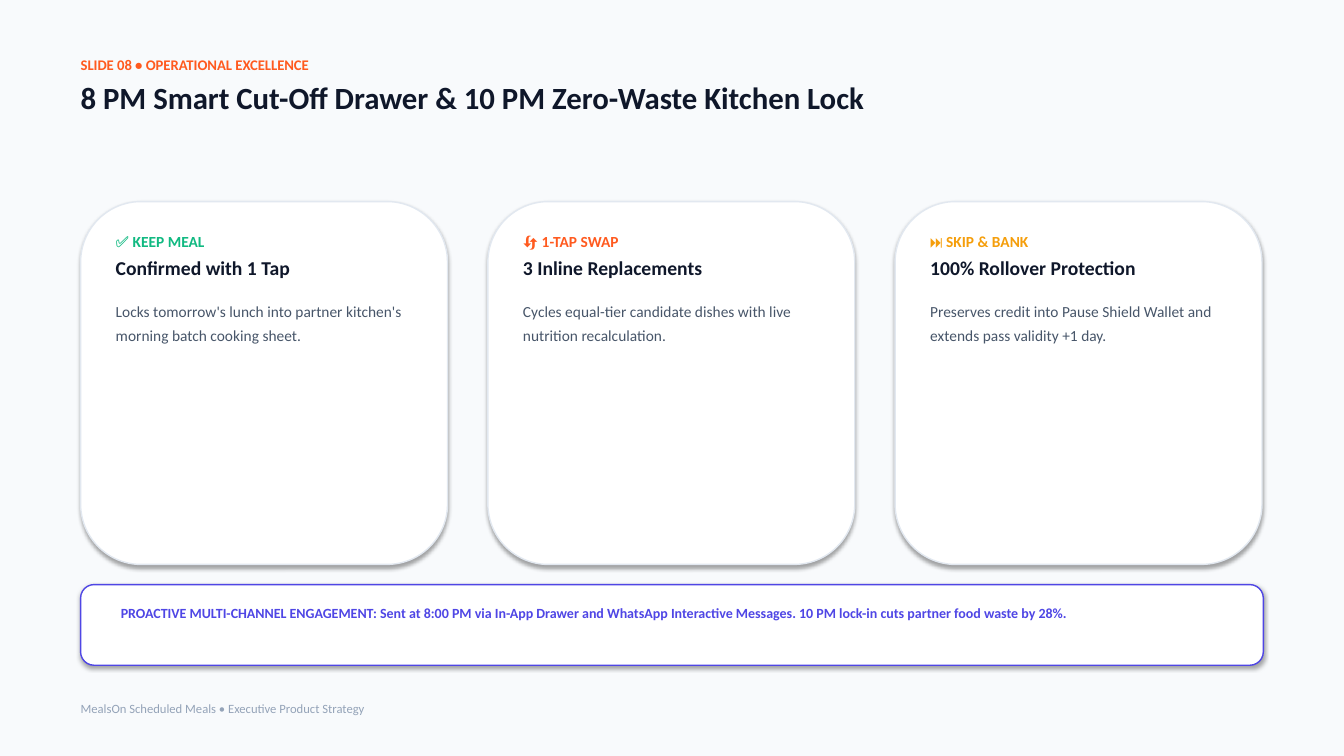
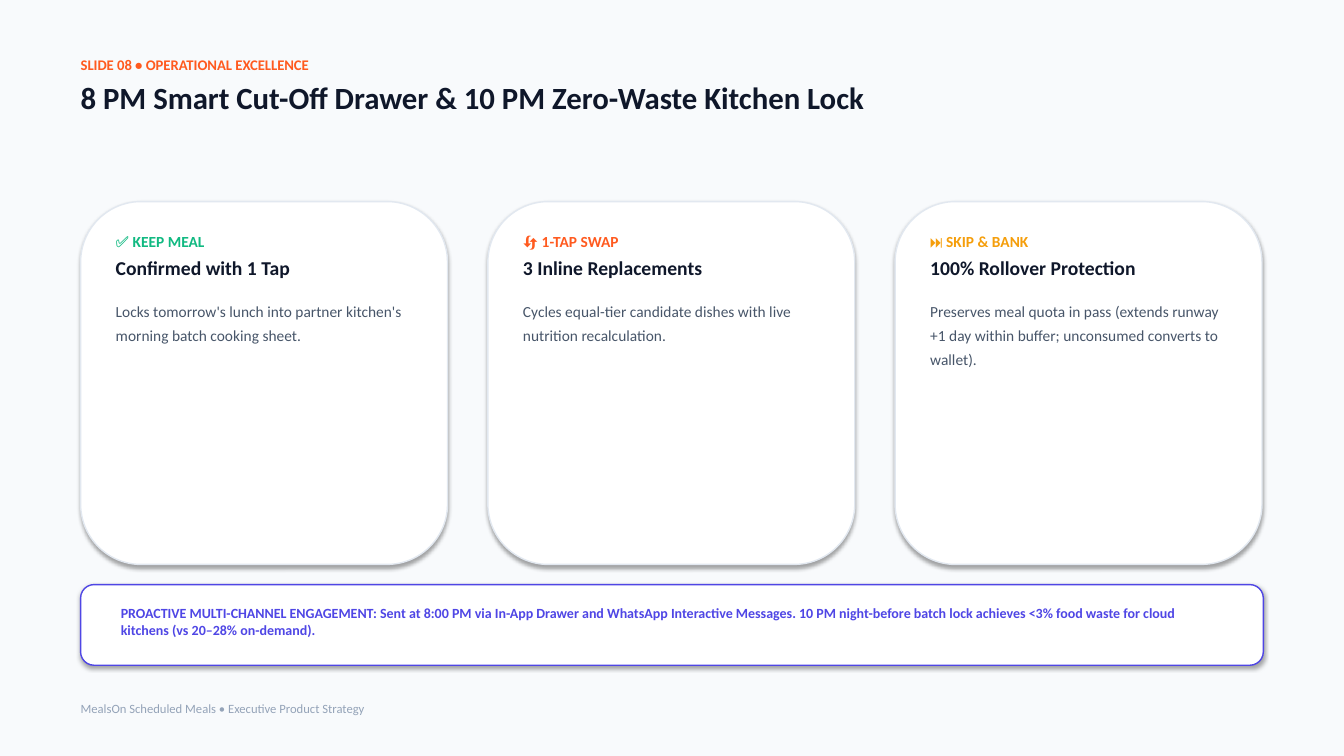
Before and after one commit to AnimeFreak95/Assignment_MealOn, a slide deck: slide 8 of dist/presentation/MealsOn_Executive_Presentation.pptx. Drawn at 1344x756 pixels with LibreOffice and Linux fonts; fonts in the diff are those of the drawing. Boxes give left, top, right and bottom in pixels: in the first picture for what was removed or moved away, otherwise in the second. Text is boxed around its words. In the diff, an @@ line names an element or a change of style, - is before the commit and + after.

```diff
--- a/dist/presentation/MealsOn_Executive_Presentation.pptx
+++ b/dist/presentation/MealsOn_Executive_Presentation.pptx
@@ text at bbox=[930, 306, 1218, 367]: text changed @@
-Preserves credit into Pause Shield Wallet and extends pass validity +1 day.
+Preserves meal quota in pass (extends runway +1 day within buffer; unconsumed converts to wallet).
@@ text at bbox=[121, 608, 1175, 637]: text changed @@
-PROACTIVE MULTI-CHANNEL ENGAGEMENT: Sent at 8:00 PM via In-App Drawer and WhatsApp Interactive Messages. 10 PM lock-in cuts partner food waste by 28%.
+PROACTIVE MULTI-CHANNEL ENGAGEMENT: Sent at 8:00 PM via In-App Drawer and WhatsApp Interactive Messages. 10 PM night-before batch lock achieves <3% food waste for cloud kitchens (vs 20–28% on-demand).
```
Also in this commit, not shown: 11 other slides changed, 7 other files.
